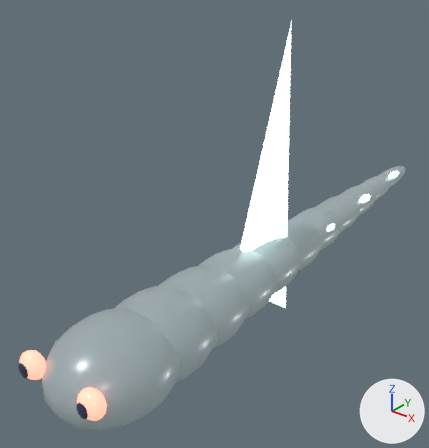
The Blender file assets/models/ocean/fish/gravecoil.blend, before and after one commit.
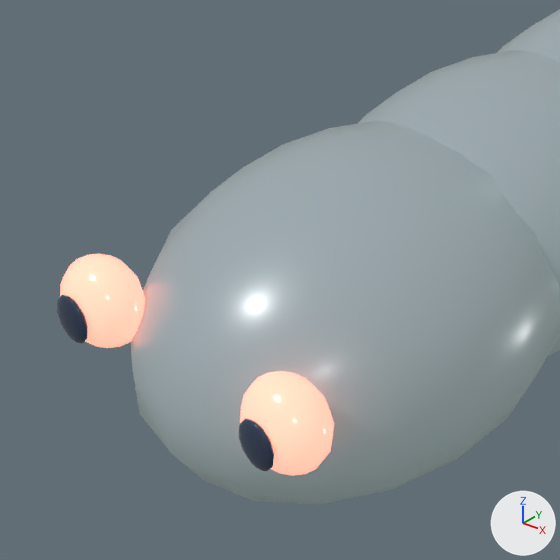
The first picture shows the older version from a 50 mm camera at (2.49, -2.05, 2.58) aimed at (-0.4, 1.57, 0.33). The close-ups show the older and then the newer version on the part from 0% to 42% of the width and 60% to 100% of the height of that picture. Only the edits that show in the close-ups are written down. Arrows for +X, +Y and +Z are at lower right; the lights stay in place.

In view in the first close-up: 'eel-segment-00', 'eel-segment-01', 'eel-segment-02', 'pupil--1', 'pupil-1', 'weak-point-eye--1', 'weak-point-eye-1'.
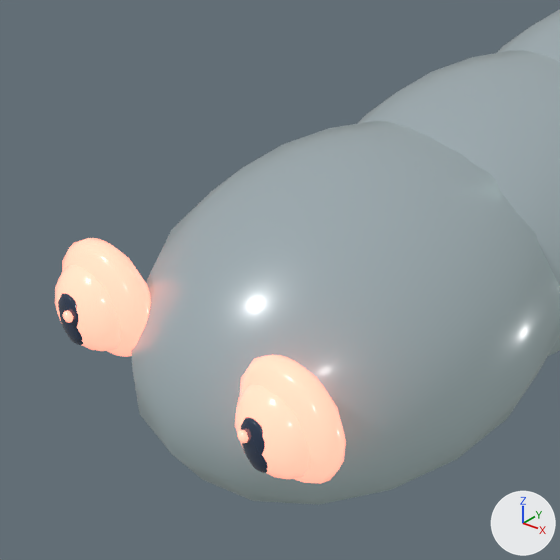
Where the newer file only moved an object's origin or applied its transform, the numbers keep the older frame.

Edits to the scene script, one JSON object a line:
```json
{"block": "me_sphere_101", "where": "# used by ob_pupil_1; parent = ob_gravecoil; location = (0.28, -0.493, 0.13); scale = (0.048, 0.014, 0.056)"}
{"op": "remove", "block": "me_sphere_101", "code": "me_sphere_101.from_pydata(...)  # 62 vertices, 72 faces; spans x -1.0..1.0, y -1.0..1.0, z -1.0..1.0"}
{"op": "add", "block": "me_sphere_101", "code": "me_sphere_101.from_pydata(...)  # 62 vertices, 72 faces; spans x -0.88..0.88, y -1.0..1.0, z -1.11..1.11"}
{"block": "me_sphere_101", "change": "me_sphere_101 part 1: 60 vertices removed from x -1.0..1.0, y -0.87..0.87, z -1.0..1.0; 60 vertices added at x -0.88..0.88, y -0.87..0.87, z -1.11..1.11"}
{"op": "add", "block": "me_sphere_191", "code": ["me_sphere_191 = bpy.data.meshes.new('Sphere.191')", "me_sphere_191.from_pydata(...)  # a UV sphere (8 segments, 4 rings, poles along z) spanning x -1.0..1.0, y -1.0..1.0, z -1.0..1.0", "me_sphere_191.polygons.foreach_set('use_smooth', [True] * 32)", "me_sphere_191.materials.append(mat_gravecoil_eye)  # pink #ff9b86, glowing pink #ff9b86"]}
{"op": "add", "block": "me_sphere_188", "code": ["me_sphere_188 = bpy.data.meshes.new('Sphere.188')", "me_sphere_188.from_pydata(...)  # a UV sphere (16 segments, 8 rings, poles along z) spanning x -1.0..1.0, y -1.0..1.0, z -1.0..1.0", "me_sphere_188.polygons.foreach_set('use_smooth', [True] * 128)", "me_sphere_188.materials.append(mat_gravecoil_eye)  # pink #ff9b86, glowing pink #ff9b86"]}
{"op": "set", "path": "ob_weak_point_eye__1.location", "old": "(-0.28, -0.42, 0.13)", "new": "(-0.28, -0.432, 0.13)"}
{"op": "set", "path": "ob_weak_point_eye_1.location", "old": "(0.28, -0.42, 0.13)", "new": "(0.28, -0.432, 0.13)"}
{"op": "add", "block": "ob_eye_catchlight_1", "code": ["ob_eye_catchlight_1 = bpy.data.objects.new('eye-catchlight-1', me_sphere_191)", "ob_eye_catchlight_1.parent = ob_gravecoil", "ob_eye_catchlight_1.location = (0.266, -0.509, 0.154)", "ob_eye_catchlight_1.scale = (0.013, 0.009, 0.013)"]}
{"op": "add", "block": "ob_eye_glow_1", "code": ["ob_eye_glow_1 = bpy.data.objects.new('eye-glow-1', me_sphere_188)", "ob_eye_glow_1.parent = ob_gravecoil", "ob_eye_glow_1.location = (0.28, -0.408, 0.13)", "ob_eye_glow_1.scale = (0.132, 0.06, 0.132)"]}
{"op": "add", "block": "ob_eye_catchlight__1", "code": ["ob_eye_catchlight__1 = bpy.data.objects.new('eye-catchlight--1', me_sphere_191.copy())", "ob_eye_catchlight__1.parent = ob_gravecoil", "ob_eye_catchlight__1.location = (-0.266, -0.509, 0.154)", "ob_eye_catchlight__1.scale = (0.013, 0.009, 0.013)"]}
{"op": "add", "block": "ob_eye_glow__1", "code": ["ob_eye_glow__1 = bpy.data.objects.new('eye-glow--1', me_sphere_188.copy())", "ob_eye_glow__1.parent = ob_gravecoil", "ob_eye_glow__1.location = (-0.28, -0.408, 0.13)", "ob_eye_glow__1.scale = (0.132, 0.06, 0.132)"]}
```

Where the change shows, as pixel boxes [x1, y1, x2, y2] in the close-ups (560 x 560 px):
```json
{"object": "weak-point-eye-1", "change": "moved", "before": [240, 371, 334, 476], "after": [235, 385, 310, 479]}
{"object": "weak-point-eye--1", "change": "moved", "before": [60, 254, 145, 348], "after": [55, 265, 121, 351]}
{"object": "eye-glow-1", "change": "added", "after": [240, 355, 346, 484]}
{"object": "eye-glow--1", "change": "added", "after": [62, 238, 151, 357]}
{"object": "pupil-1", "change": "reshaped", "before": [238, 418, 274, 471], "after": [241, 417, 268, 473]}
{"object": "eye-catchlight-1", "change": "added", "after": [237, 430, 248, 443]}
{"object": "eye-catchlight--1", "change": "added", "after": [63, 310, 73, 323]}
```
